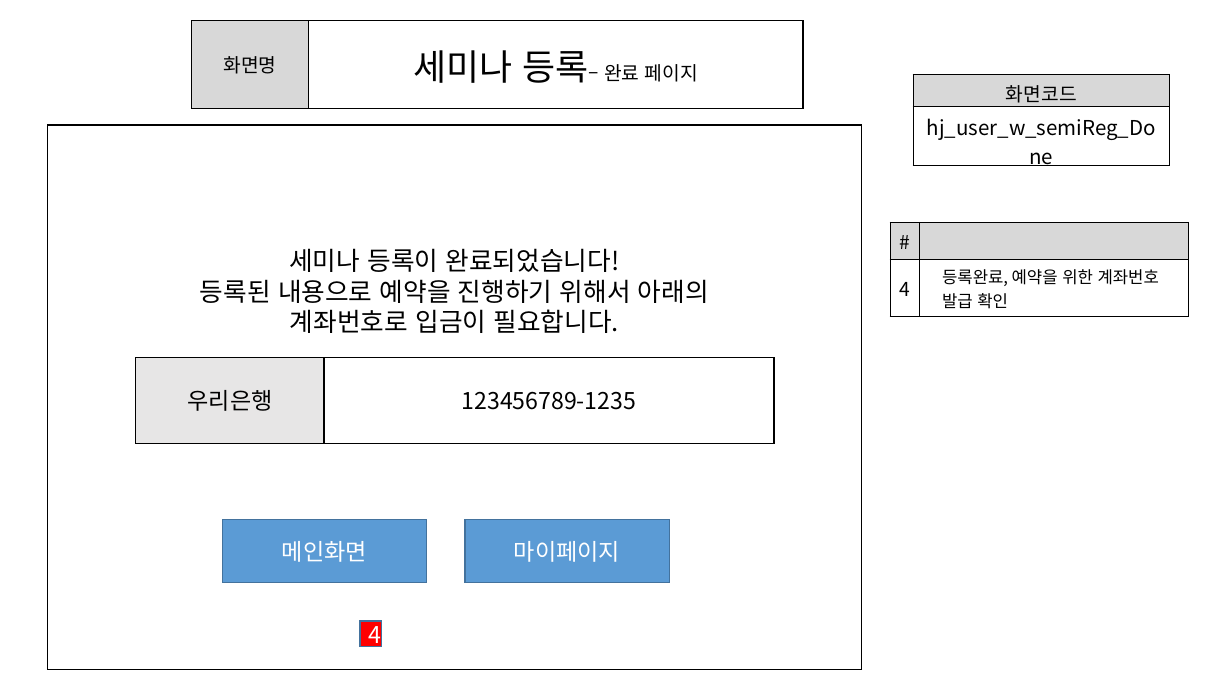
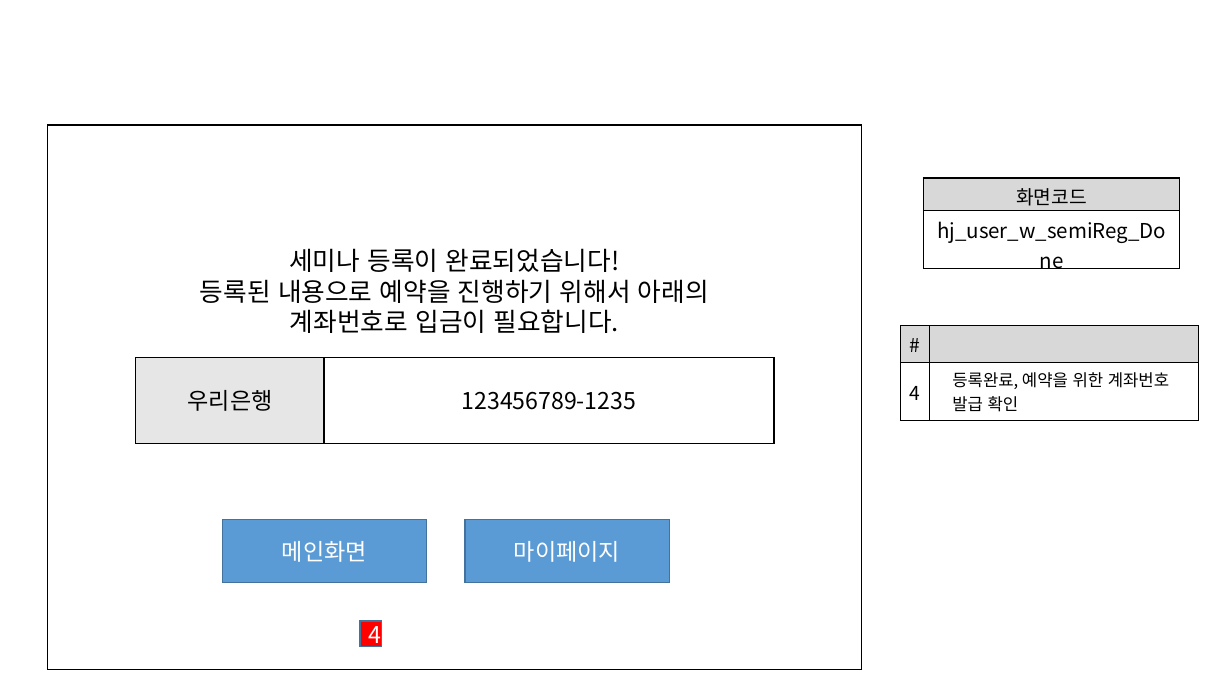
Before and after one commit to ezenteam2/e-Zone, a slide deck: slide 3 of 0 발표용 파워포인트/0403 1차발표/0403 project05 - 파워포인트 - 형준.pptx. Drawn at 1232x693 pixels with LibreOffice and Linux fonts; fonts in the diff are those of the drawing; background and template pictures are left out. Boxes give left, top, right and bottom in pixels: in the first picture for what was removed or moved away, otherwise in the second. Text is boxed around its words. In the diff, an @@ line names an element or a change of style, - is before the commit and + after.

```diff
--- a/0 발표용 파워포인트/0403 1차발표/0403 project05 - 파워포인트 - 형준.pptx
+++ b/0 발표용 파워포인트/0403 1차발표/0403 project05 - 파워포인트 - 형준.pptx
@@ table removed at box(192, 20, 803, 107), 1 rows, 2 columns @@
-화면명 | 세미나 등록– 완료 페이지
@@ table: place and size @@
-table at box(913, 75, 1169, 144)
+table at box(923, 178, 1179, 247)
@@ table: place and size @@
-table at box(890, 223, 1189, 313)
+table at box(901, 326, 1200, 416)
```
Also in this commit, not shown: 7 other slides changed.
